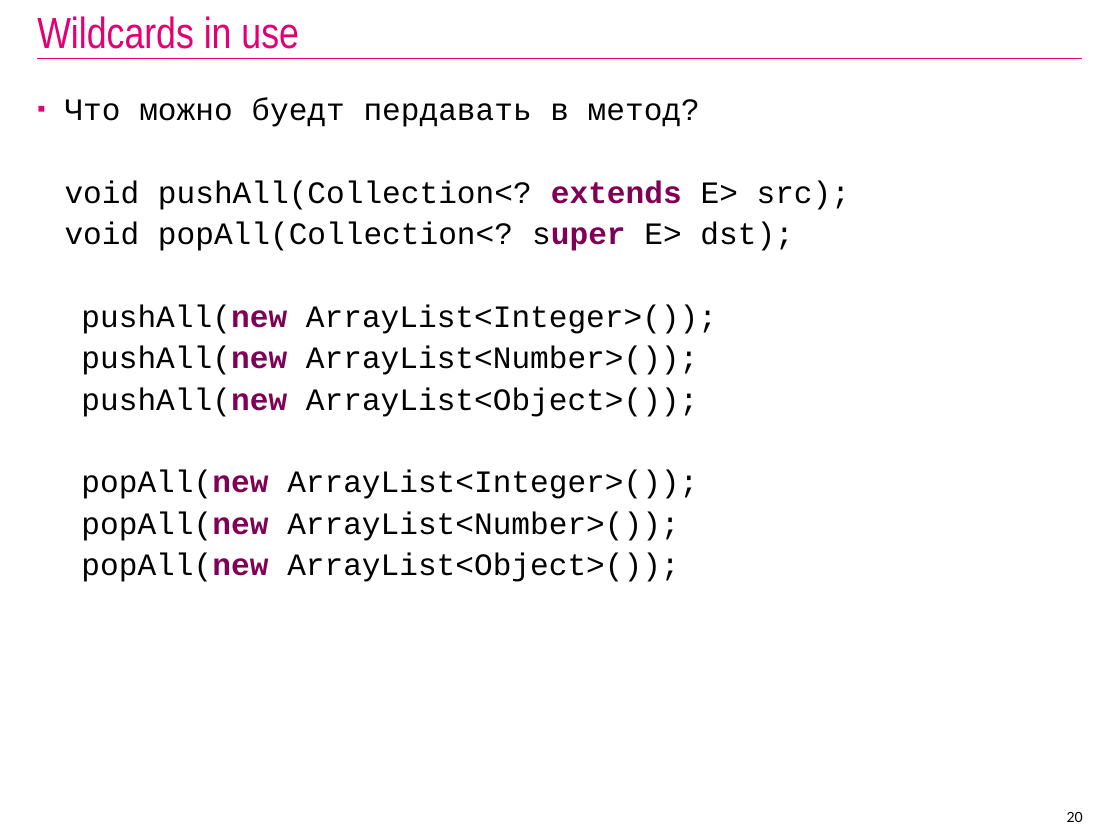
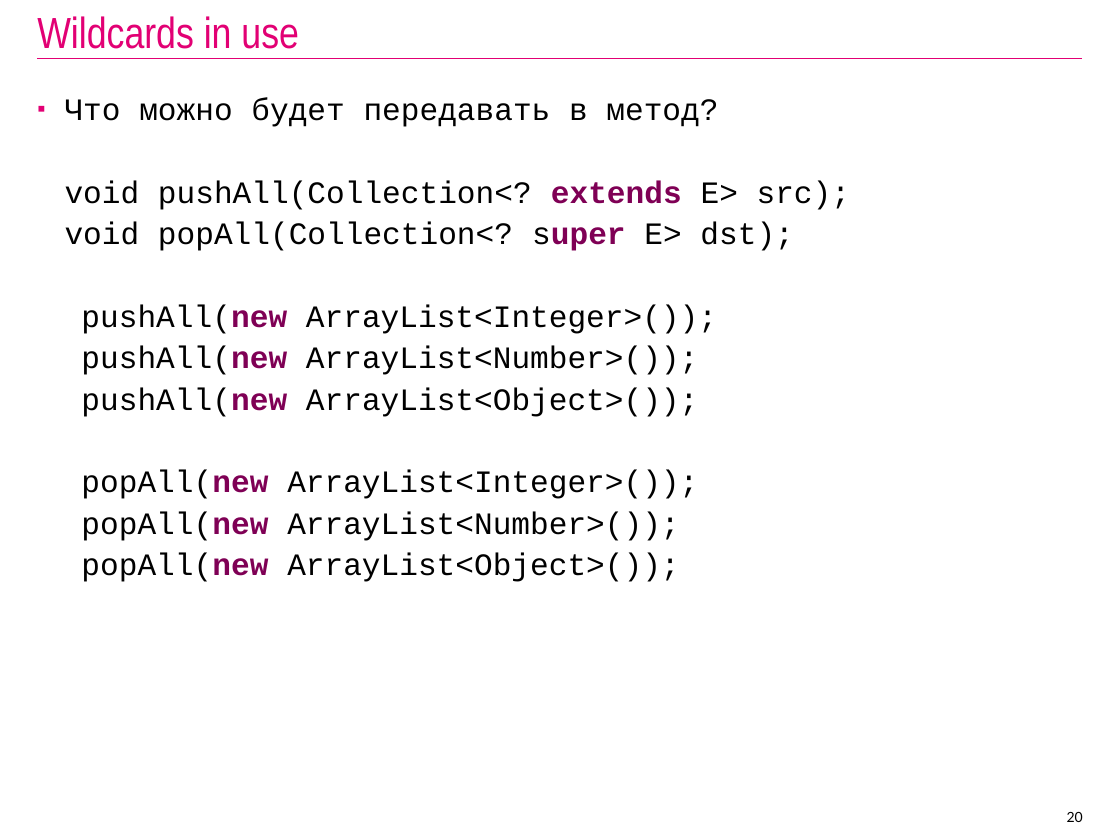
Before and after one commit to maxchv/JavaLessons, a slide deck: slide 20 of Lesson09/Generics.pptx. Drawn at 1120x840 pixels with LibreOffice and Linux fonts; fonts in the diff are those of the drawing; background and template pictures are left out. Boxes give left, top, right and bottom in pixels: in the first picture for what was removed or moved away, otherwise in the second. Text is boxed around its words. In the diff, an @@ line names an element or a change of style, - is before the commit and + after.

```diff
--- a/Lesson09/Generics.pptx
+++ b/Lesson09/Generics.pptx
@@ text at [65,98,718,127]: text changed @@
-▪ Что можно буедт пердавать в метод?
+▪ Что можно будет передавать в метод?
```
Also in this commit, not shown: 1 other file.
